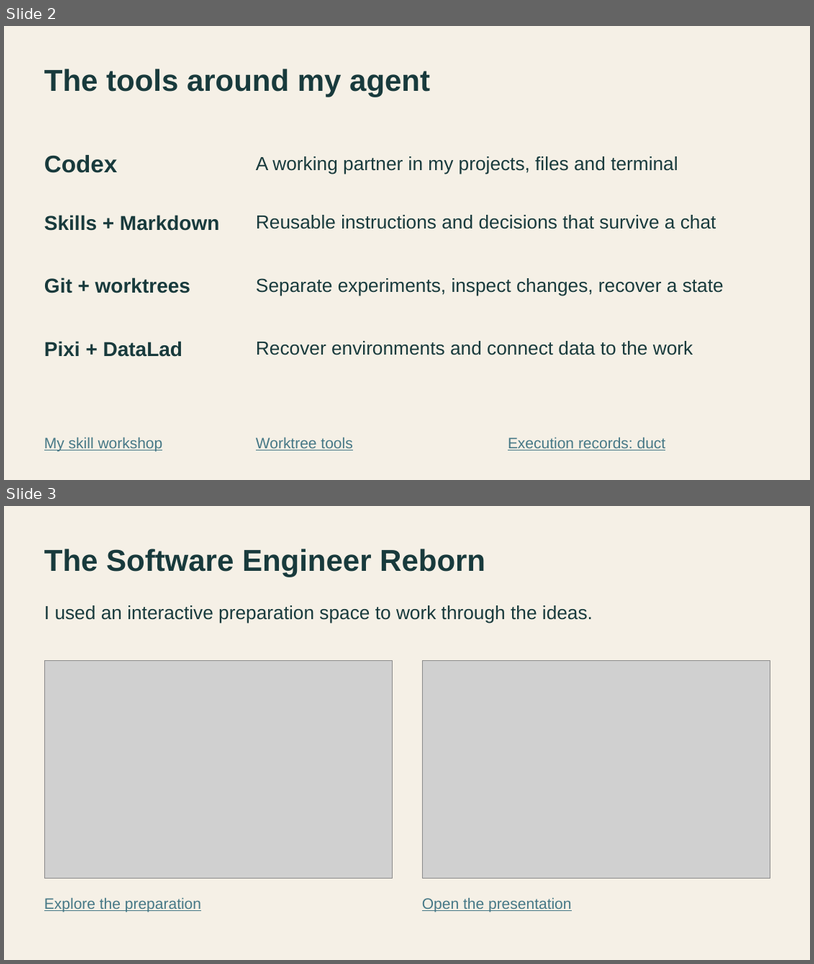
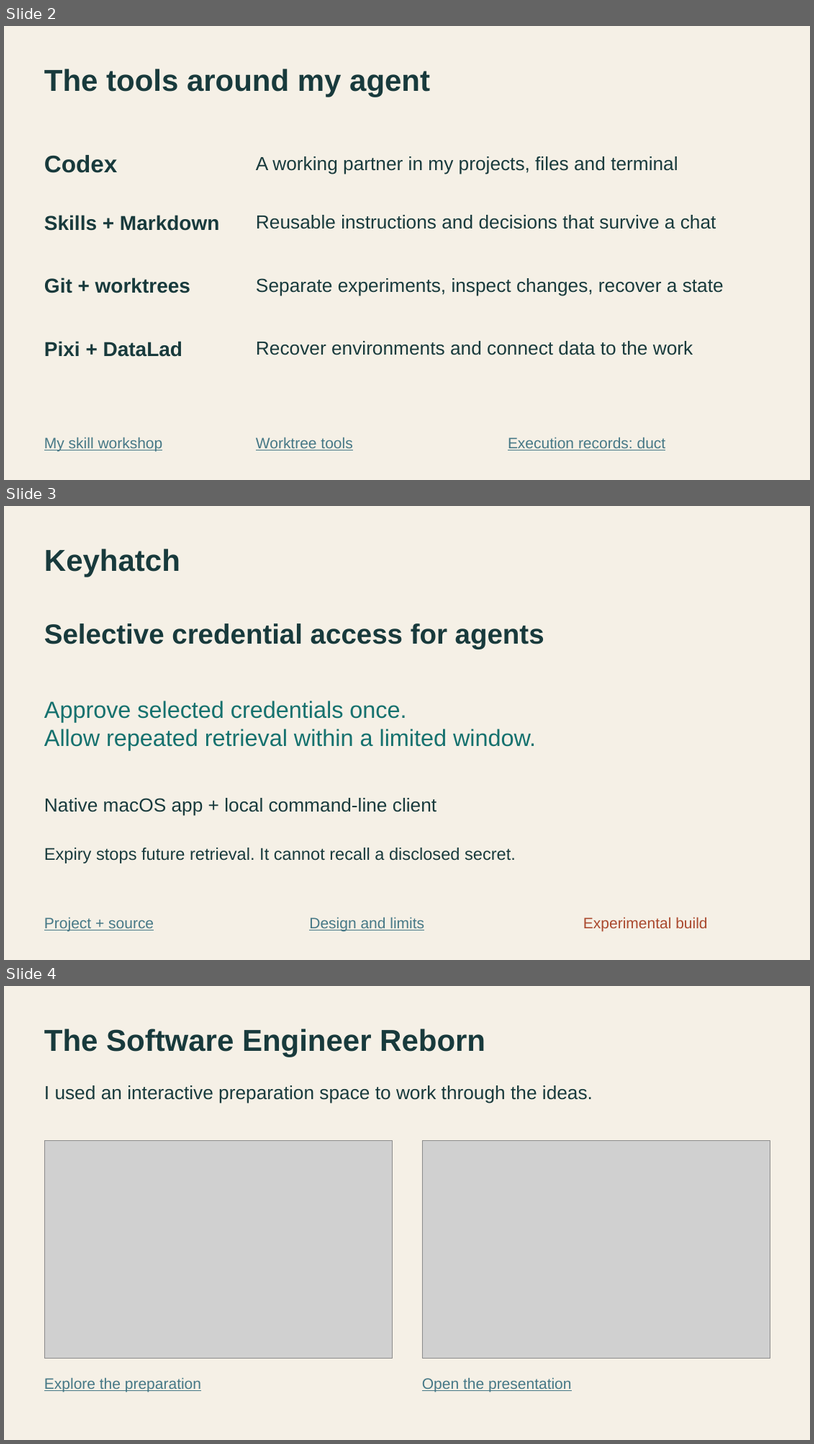
Before and after one commit to leej3/ai-and-ales-2026, a slide deck: downloads/ai-and-ales.pptx. Shown one above the other, each under a label of ours: slides 2 and 3 before the commit, slides 2, 3 and 4 after it. The pictures are 814x964 and 814x1444 pixels, drawn with LibreOffice and Linux fonts; fonts in the diff are those of the drawing; grey boxes stand for pictures. Boxes give left, top, right and bottom in pixels: in the first picture for what was removed or moved away, otherwise in the second. Text is boxed around its words. In the diff, an @@ line names an element or a change of style, - is before the commit and + after.

```diff
--- a/downloads/ai-and-ales.pptx
+++ b/downloads/ai-and-ales.pptx
@@ slide 3 added at (x1=4, y1=506, x2=810, y2=960), background #F5F0E6 @@
@@ text added at (x1=44, y1=548, x2=180, y2=577), 36 pt, text #183A3C, bold @@
+Keyhatch
@@ text added at (x1=44, y1=623, x2=545, y2=649), 33 pt, text #183A3C, bold @@
+Selective credential access for agents
@@ text added at (x1=44, y1=700, x2=536, y2=750), 27.8 pt, text #15716E @@
+Approve selected credentials once.
+Allow repeated retrieval within a limited window.
@@ text added at (x1=44, y1=798, x2=437, y2=816), 22.5 pt, text #183A3C @@
+Native macOS app + local command-line client
@@ text added at (x1=44, y1=847, x2=516, y2=863), 20.2 pt, text #183A3C @@
+Expiry stops future retrieval. It cannot recall a disclosed secret.
@@ text added at (x1=44, y1=917, x2=154, y2=931), 18 pt, text #467886, underline @@
+Project + source
@@ text added at (x1=309, y1=917, x2=424, y2=931), 18 pt, text #467886, underline @@
+Design and limits
@@ text added at (x1=584, y1=916, x2=707, y2=931), 18 pt, text #AA492E @@
+Experimental build
@@ what was slide 3 is now slide 4 @@
```
Also in this commit, not shown: 8 other files.
